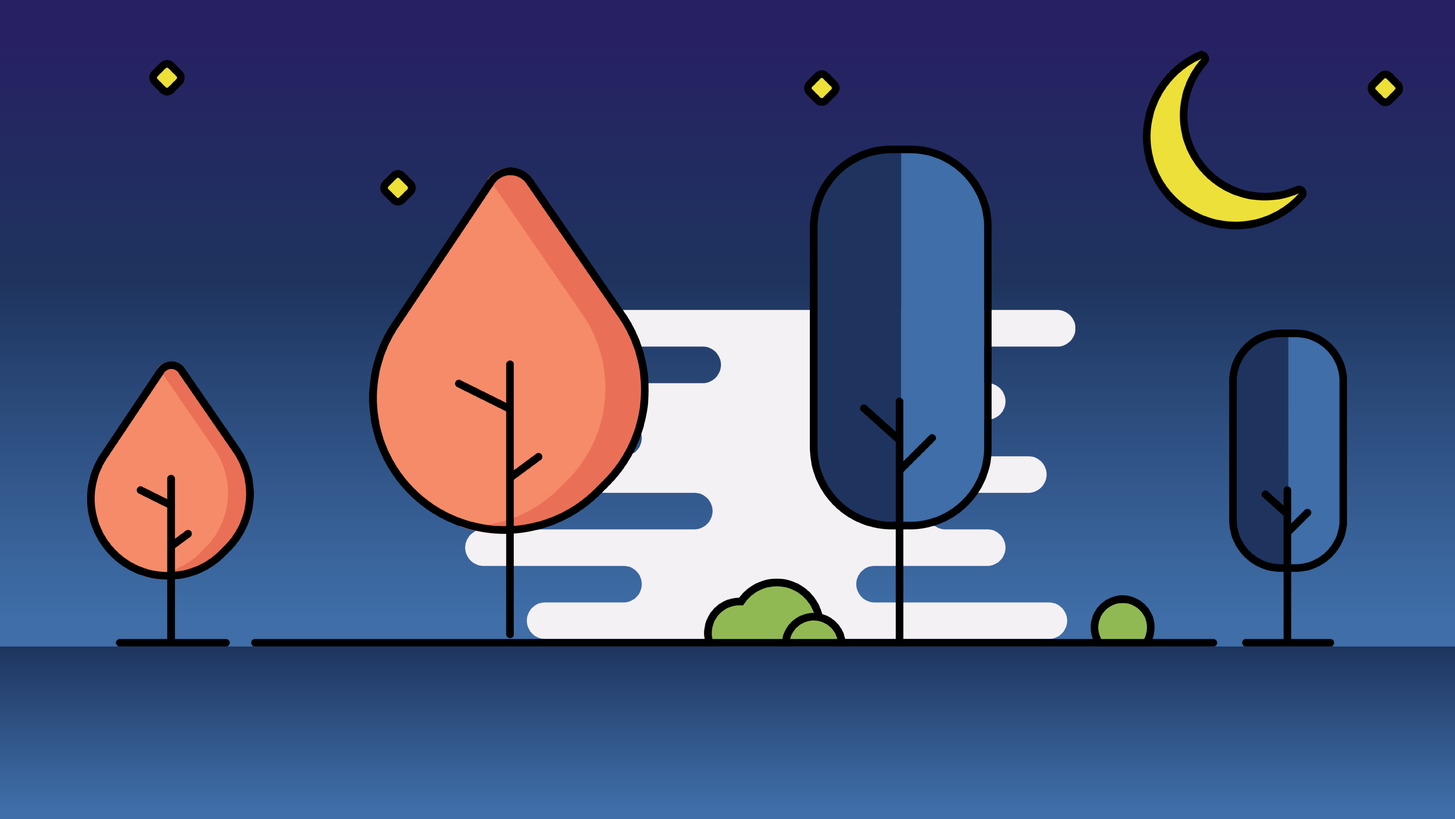
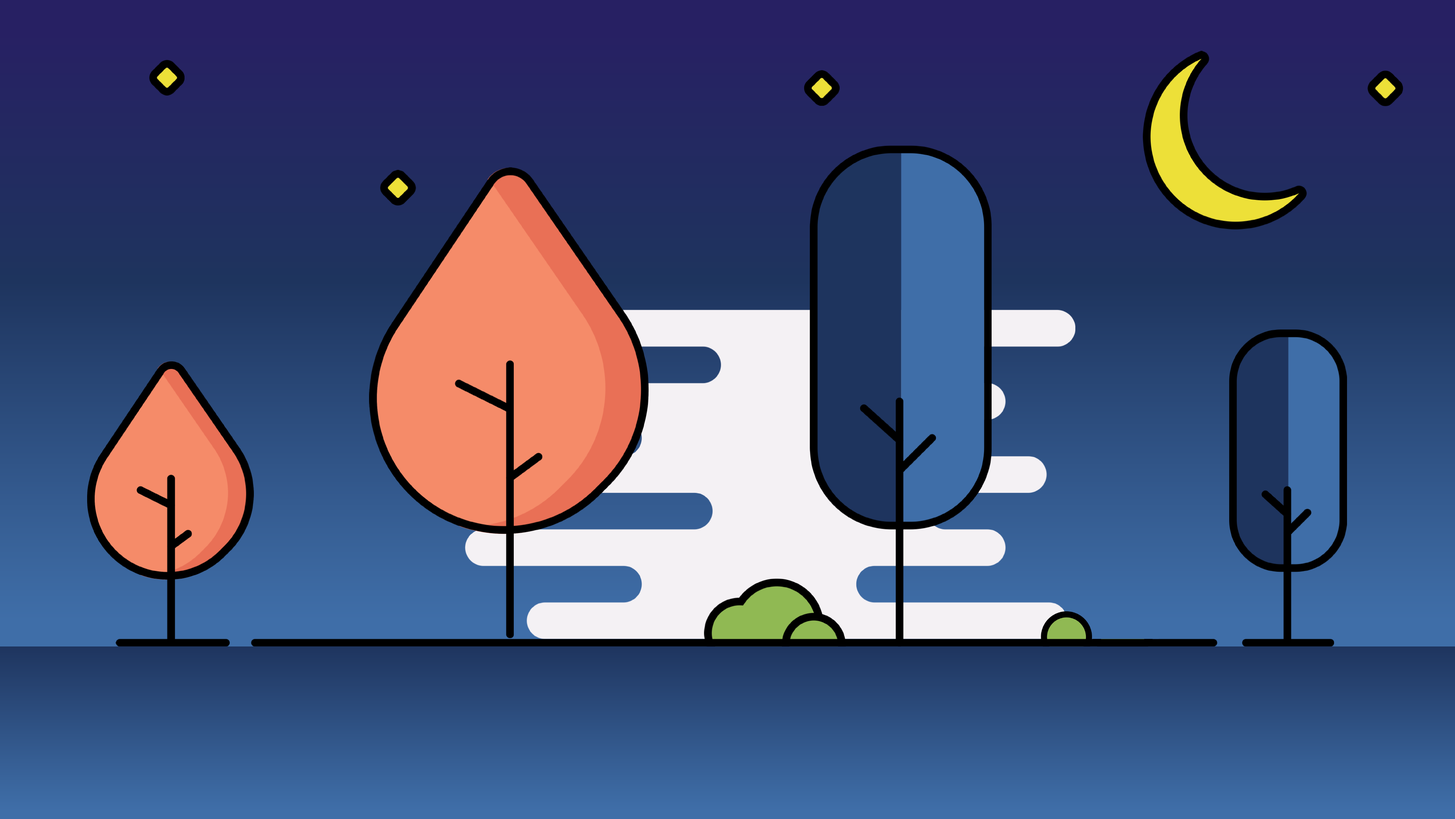
The second 1455px x 819px image is a revision of the first. Changes to its layers:
painted on "Land" over <box>1089,595,1159,647</box>
added layer "SmallBush" in group "NightLevel" over <box>1041,610,1093,647</box>
